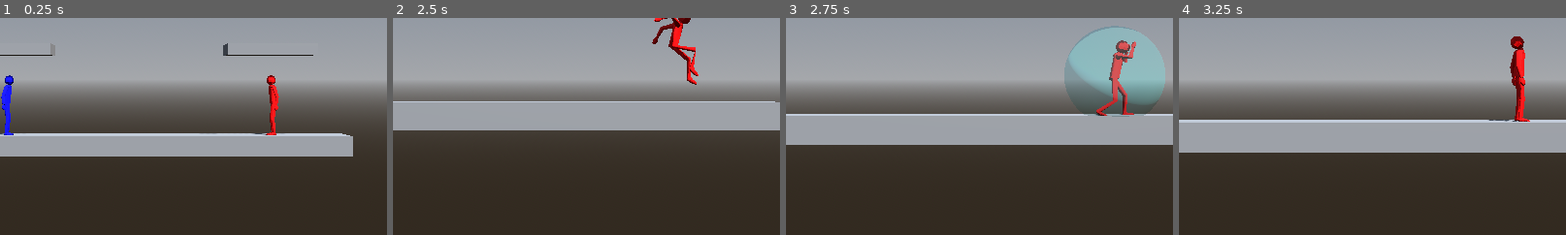
Above: before the commit, frames 1-4 (left to right).
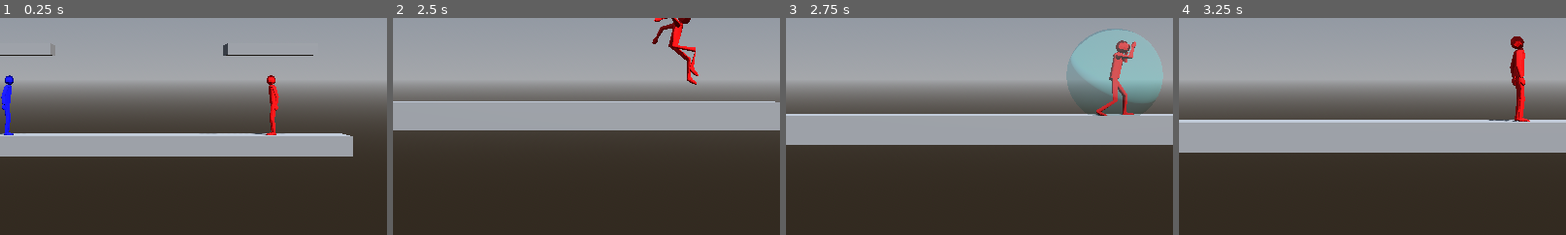
Above: after the commit, the same moments.

Repository: CocoMarck/SuperSmashTux
Game: Godot game, scene res://scenes/main.tscn
The game is run twice, just before and just after one commit, with the same random seed, the same clock (stepped at 60 frames per second) and the same inputs.
Inputs:
- Up to frame 1 (0.25 s): no input
- Up to frame 2 (2.5 s): hold Right (player1_move_right) 0.53-1.28 s; tap K (player1_attack) at 0.6 s; tap Space (player1_jump) at 0.77, 1.52 s; hold Down (player1_move_down) 1.28-2.03 s; tap O (player1_grab) at 1.35 s; hold Right (player1_move_right) from 2.03 s (still down); hold P (player1_shield) from 2.03 s (still down)
- Up to frame 3 (2.75 s): keep holding Right (player1_move_right); keep holding P (player1_shield)
- Up to frame 4 (3.25 s): release Right (player1_move_right) at 2.78 s; release P (player1_shield) at 2.78 s; hold Up (player1_move_up) from 2.78 s (still down); tap . (player1_walk) at 2.85 s; tap Space (player1_jump) at 3.02 s
The pictures show only the part of the screen within x 32-82%, y 36-86%; the shares and areas given below are measured in that part.

Frames 1-2 are identical in both runs. In frame 3, 0.5% of the frame differs, in the area x 71-98%, y 3-46%; in frame 4, nothing differs.

Commit message:
shield regeneration

Diff:
--- a/scripts/fighter.gd
+++ b/scripts/fighter.gd
@@ -13,8 +13,11 @@
 # Propiedades privadas | Shield
 var _shield_time: float = 0.0
 var _shield_duration: float = 5.0
-## Tambien poner de regeneracion, pero por ahora no.
-var _shield_mesh_instance := MeshInstance3D.new()
+var _shield_regeneration_time :float = 0.0
+var _shield_regeneration_duration :float = 0.5
+var _shield_regeneration_value :float = 0.5
+
+var _shield_mesh_instance : MeshInstance3D
 var _shield_sphere : SphereMesh
 var _init_shield_radius : float
 var _init_shield_height : float
@@ -438,29 +441,39 @@
 		_grab_time -= delta
 
 # Funciones | Shield
+func _shield_regeneration(delta: float, signals: VerticalForceSignals) -> void:
+	if signals.on_floor:
+		if _shield_regeneration_time <= 0.0:
+			_shield_time += _shield_regeneration_value
+
+		if _shield_regeneration_time <= 0:
+			_shield_regeneration_time = _shield_regeneration_duration
+
+		_shield_regeneration_time -= delta
+	if _shield_time >= _shield_duration:
+		_shield_time = _shield_duration
+
 func _shield_move(delta: float, signals: VerticalForceSignals) -> void:
-	if signals.on_floor:
-		if _shield:
-			if _shield_time <= 0.0:
-				_shield_time = _shield_duration
-
 	if _shield_time > 0.0:
 		_shield_time -= delta
-		if _shield == false:
-			_shield_time = 0.0
 
 	# Daño por exceso de uso de escudo
-	if _shield == true and _shield_time <= 0.0:
-		if signals.on_floor:
-			_target_velocity.y = jump_impulse
+	if _shield_time <= 0.0 and signals.on_floor:
+		_target_velocity.y = jump_impulse
+
+func _shield_defence() -> void:
+	if _knockback_active:
+		_knockback_active = false
+		_ignore_last_damage()
+		_shield_time -= (_shield_duration*_last_damage_porcentage)
 
 func _get_shield_porcent() -> float:
 	if _shield_time > 0:
 		return _shield_time / _shield_duration
 	return 0.0
 
-func _with_shield() -> bool:
-	return _shield_time > 0
+func _with_shield(signals: VerticalForceSignals) -> bool:
+	return (_shield_time > 0) and (_shield and signals.on_floor) and (not _attacking())
 
 # Funciones | Init
 func _ready() -> void:
@@ -470,7 +483,7 @@
 	_shield_sphere = _shield_mesh_instance.mesh
 	_init_shield_radius = _shield_sphere.radius
 	_init_shield_height = _shield_sphere.height
-	_pivot.add_child(_shield_mesh_instance)
+	_shield_time = _shield_duration
 
 # Funciones | Procesar
 func _physics_process(delta: float) -> void:
@@ -500,9 +513,12 @@
 	if ( not (_shield and _grab) ) and not _attacking():
 		# No permitir grab y shield a la vez. No permitir hacer agarre o escudo cuando se ataca.
 		_grab_move(delta, gravity_signals)
-		_shield_move(delta, gravity_signals)
+		if _shield:
+			_shield_move(delta, gravity_signals)
+		else:
+			_shield_regeneration(delta, gravity_signals)
 	var grabbing = _grabbing()
-	var with_shield = _with_shield()
+	var with_shield = _with_shield(gravity_signals)
 	var grab_or_shield = grabbing or with_shield
 	if grab_or_shield:
 		# Anular ataque si se hace grab o escudo.
@@ -510,14 +526,6 @@
 	else:
 		# Solo permitir atacar cuando no se hace grab o se pone escudo
 		_fight_move(delta, gravity_signals, move_states)
-
-	# Defensa | Recivir ataques en escudo.
-	## Esto hacerlo func tipo `_shield_defence`
-	if with_shield:
-		if _knockback_active:
-			_knockback_active = false
-			_ignore_last_damage()
-			_shield_time -= (_shield_duration*_last_damage_porcentage)
 
 	# Bloqueo de direccion por movimiento de inputs.
 	_horizontal_move = true
@@ -527,9 +535,14 @@
 		# Si este en el piso y da trancazos, no permitir inputs de movimiento horizontal.
 		if _current_attack.air_attack == false:
 			_horizontal_move = false
-	elif _grabbing() or _with_shield():
+	elif _grabbing() or with_shield:
 		_horizontal_move = false
 		_allow_jump = false
+
+	# Defensa | Recivir ataques en escudo.
+	## Esto hacerlo func tipo `_shield_defence`
+	if with_shield:
+		_shield_defence()
 
 	# Damage
 	if _knockback_active:
@@ -539,12 +552,11 @@
 	if  _knockback_active or _holding_onto_the_ledge():
 		_current_attack = null
 		_grab_time = 0.0
-		_shield_time = 0.0
 		_clear_hitbox()
 
 	# Visual | Escudo
 	## Esto hacerlo func tipo `_visual_shield`
-	with_shield = _with_shield()
+	with_shield = _with_shield(gravity_signals)
 	_shield_mesh_instance.visible = with_shield
 	if with_shield:
 		var porcent :float = _get_shield_porcent()
